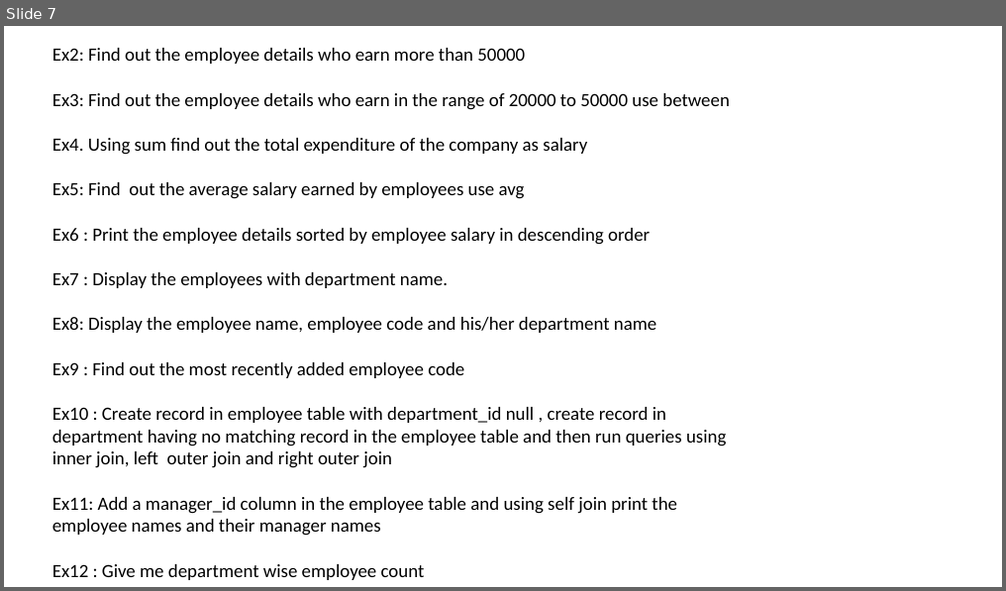
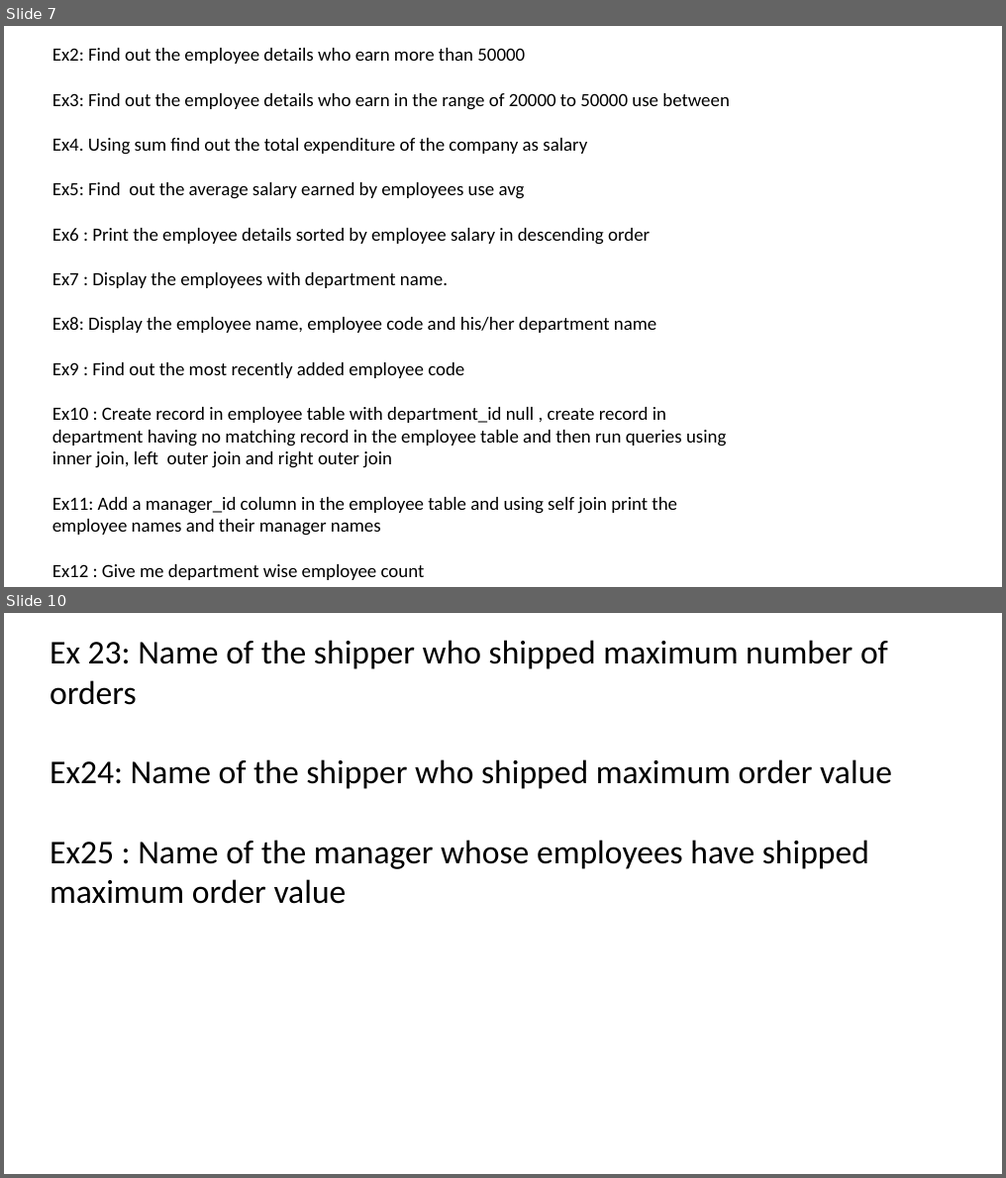
Before and after one commit to jayanta1971/capgeminisept25, a slide deck: day2_22_9_25/day2_22_9_25.pptx. Shown one above the other, each under a label of ours: slide 7 before the commit, slides 7 and 10 after it; the slides between them are not shown. The pictures are 1006x591 and 1006x1178 pixels, drawn with LibreOffice and Linux fonts; fonts in the diff are those of the drawing. Boxes give left, top, right and bottom in pixels: in the first picture for what was removed or moved away, otherwise in the second. Text is boxed around its words. In the diff, an @@ line names an element or a change of style, - is before the commit and + after.

```diff
--- a/day2_22_9_25/day2_22_9_25.pptx
+++ b/day2_22_9_25/day2_22_9_25.pptx
@@ slide 10 added at [4, 613, 1002, 1174], background #FFFFFF @@
@@ text added at [50, 640, 892, 904], 32 pt, text #000000 @@
+Ex 23: Name of the shipper who shipped maximum number of orders
+Ex24: Name of the shipper who shipped maximum order value
+Ex25 : Name of the manager whose employees have shipped maximum order value
```
Also in this commit, not shown: 2 other slides added.
